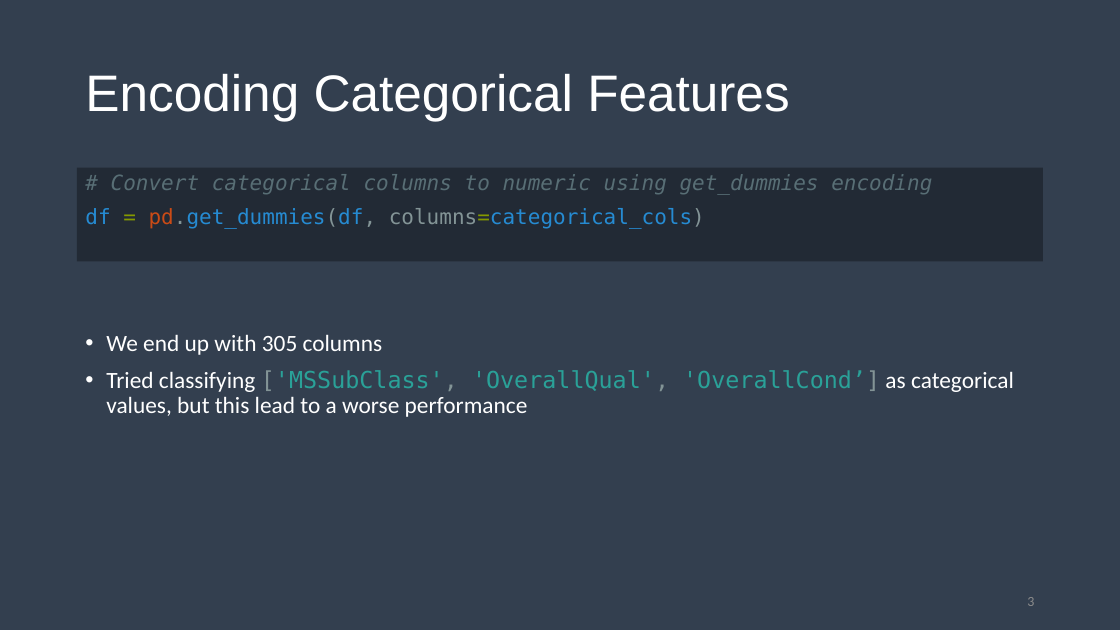
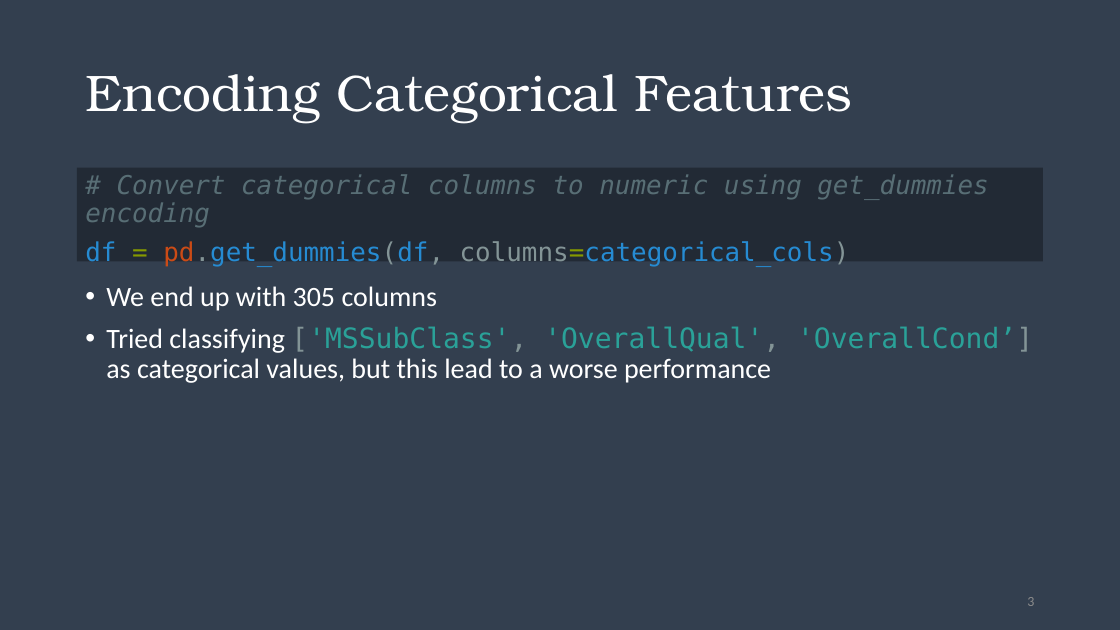
Before and after one commit to liamti5/Real-Estate-Price-Class-Estimation-UZH, a slide deck: slide 3 of Introduction to Machine Learning.pptx. Drawn at 1120x630 pixels with LibreOffice and Linux fonts; fonts in the diff are those of the drawing. Boxes give left, top, right and bottom in pixels: in the first picture for what was removed or moved away, otherwise in the second. Text is boxed around its words. In the diff, an @@ line names an element or a change of style, - is before the commit and + after.

```diff
--- a/Introduction to Machine Learning.pptx
+++ b/Introduction to Machine Learning.pptx
@@ title "Encoding Categorical Features" at (85,74,852,123): font Arial to TeX Gyre Bonum @@
@@ text "# Convert categorical columns to ..." at (77,168,1044,261): size 18 to 22.2 pt @@
@@ text "We end up with 305 ...": place and size @@
-text "We end up with 305 ..." at (106,334,1014,417)
+text "We end up with 305 ..." at (106,286,1033,383)
@@ text "We end up with 305 ..." at (106,286,1033,383): size 20 to 24 pt @@
```
Also in this commit, not shown: 8 other slides changed, 1 slide added, 2 other files.
